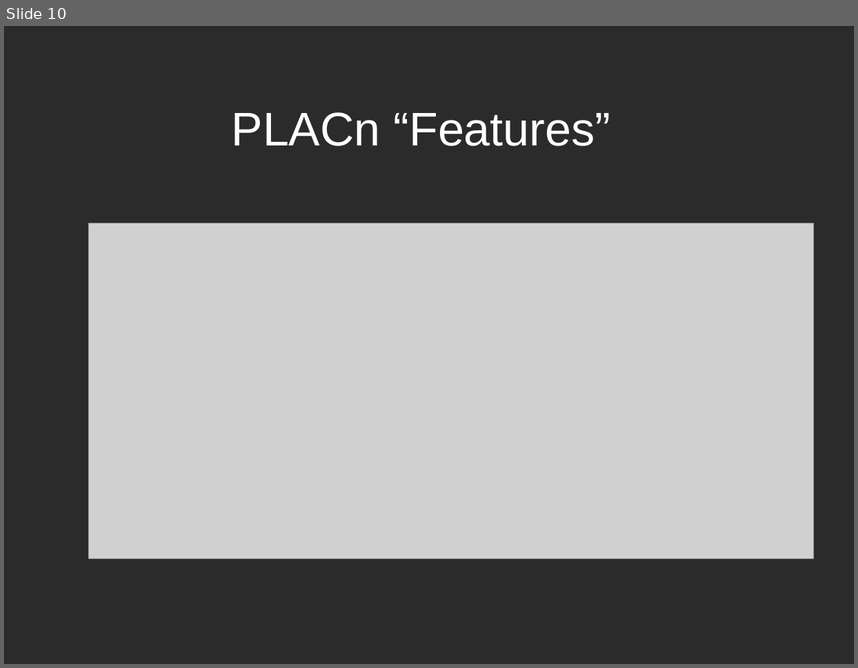
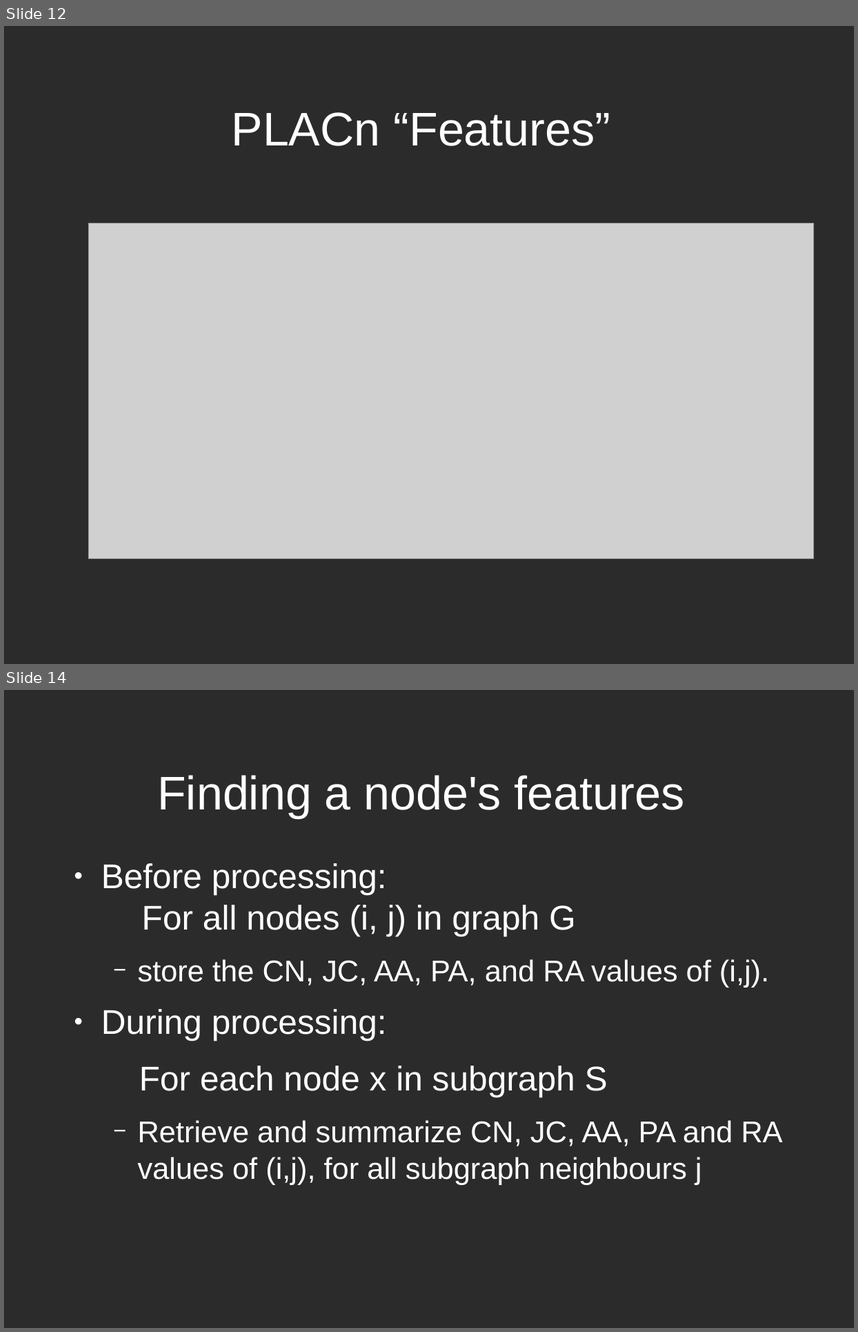
Before and after one commit to jaemuzzin/plagnn, a slide deck: presentation final.odp. Shown one above the other, each under a label of ours: slide 10 before the commit, slides 12 and 14 after it; the slides between them are not shown. The pictures are 858x668 and 858x1332 pixels, drawn with LibreOffice and Linux fonts; fonts in the diff are those of the drawing; grey boxes stand for pictures; background and template pictures are left out; a plain dark background stands for a picture behind light text. Boxes give left, top, right and bottom in pixels: in the first picture for what was removed or moved away, otherwise in the second. Text is boxed around its words. In the diff, an @@ line names an element or a change of style, - is before the commit and + after.

```diff
--- a/presentation final.odp
+++ b/presentation final.odp
@@ slide 14 added at (4,690,854,1328), background picture (left out) @@
@@ title added at (157,775,685,818), 44 pt, text #FFFFFF @@
+Finding a node's features
@@ text added at (101,863,782,1185), 28 pt, text #FFFFFF @@
+● Before processing:
+  For all nodes (i, j) in graph G
+  − store the CN, JC, AA, PA, and RA values of (i,j).
+● During processing:
+For each node x in subgraph S
+  − Retrieve and summarize CN, JC, AA, PA and RA values of (i,j), for all subgraph neighbours j
@@ what was slide 10 is now slide 12 @@
```
Also in this commit, not shown: 1 slide changed, 5 other slides added, 1 slide removed, 1 other file.
